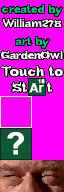
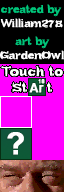
Layer changes from the first 64px x 192px image to the second:
added group "Credits" with 2 layers above "Touch to Start" over (0, 4, 64, 60)
moved "art by GardenOwl" into group "Credits", painted on it over (0, 36, 64, 60)
moved "created by William278" into group "Credits", painted on it over (0, 4, 63, 28)
painted on "Layer 0" over (0, 0, 64, 64)
